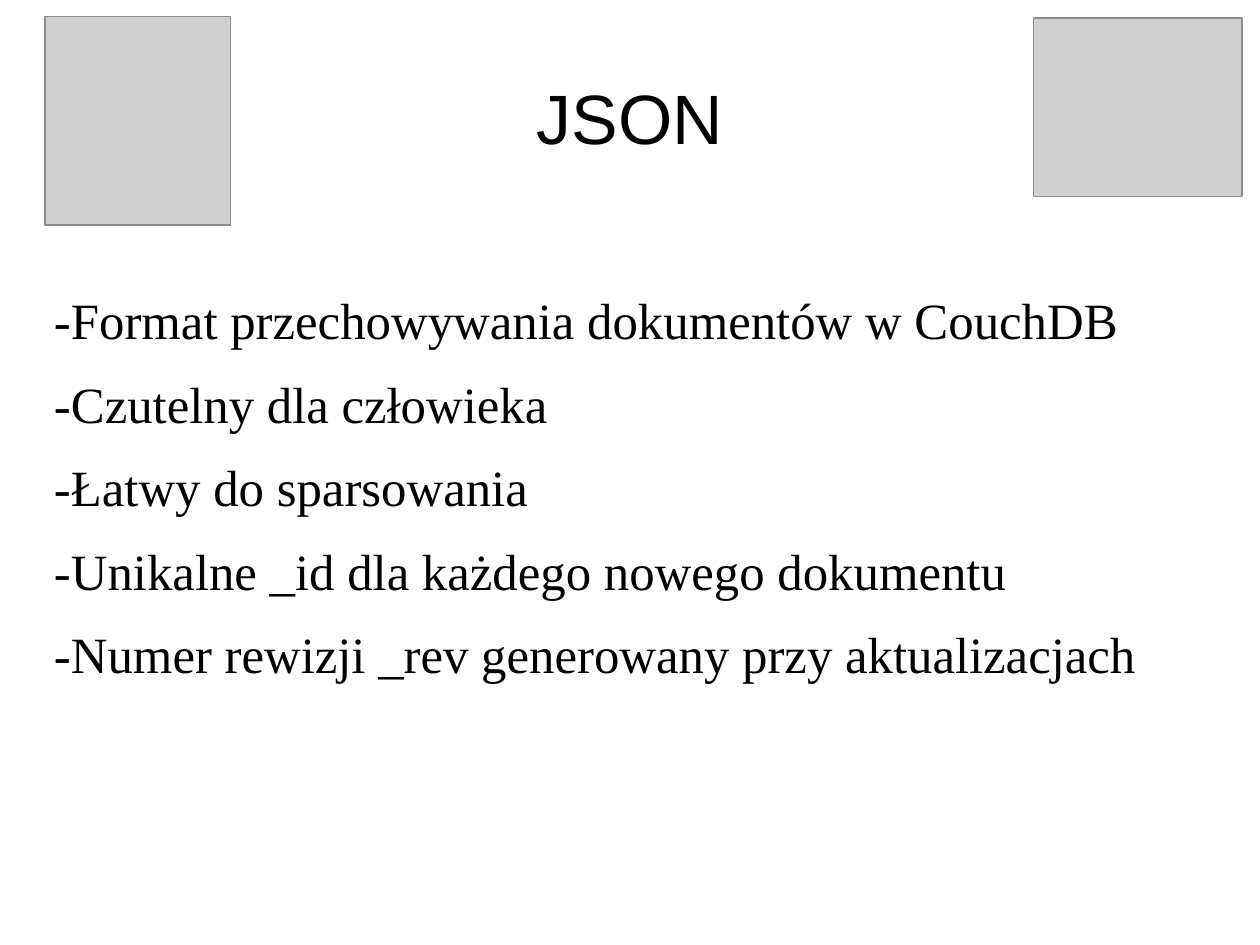
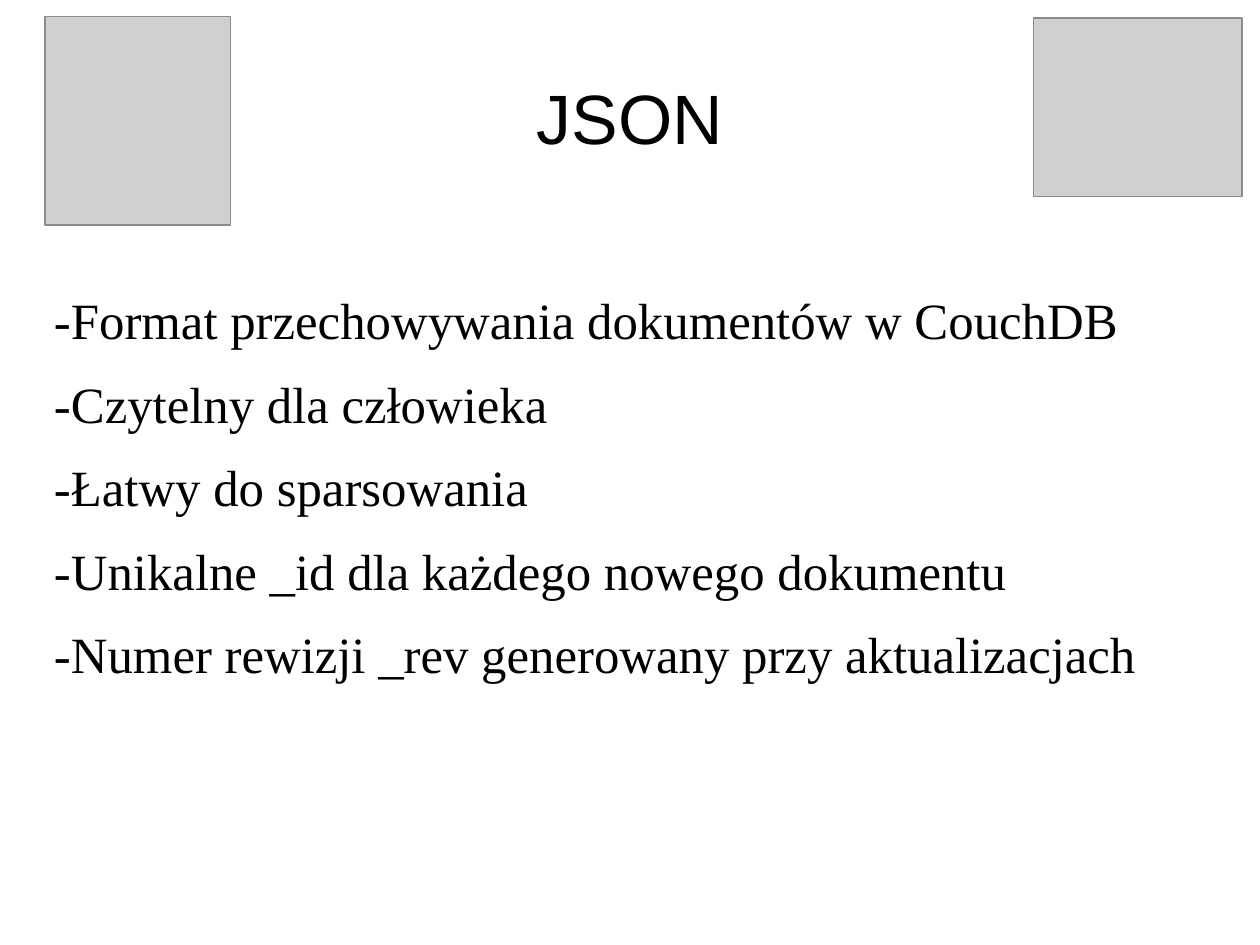
Before and after one commit to pawnow/ProjektErlang, a slide deck: slide 7 of prezentacja.odp. Drawn at 1260x945 pixels with LibreOffice and Linux fonts; fonts in the diff are those of the drawing; grey boxes stand for pictures. Boxes give left, top, right and bottom in pixels: in the first picture for what was removed or moved away, otherwise in the second. Text is boxed around its words. In the diff, an @@ line names an element or a change of style, - is before the commit and + after.

```diff
--- a/prezentacja.odp
+++ b/prezentacja.odp
@@ text at [54,387,548,433]: text changed @@
--Czutelny dla człowieka
+-Czytelny dla człowieka
```
Also in this commit, not shown: 5 other slides changed, 4 slides added, 1 slide removed.
